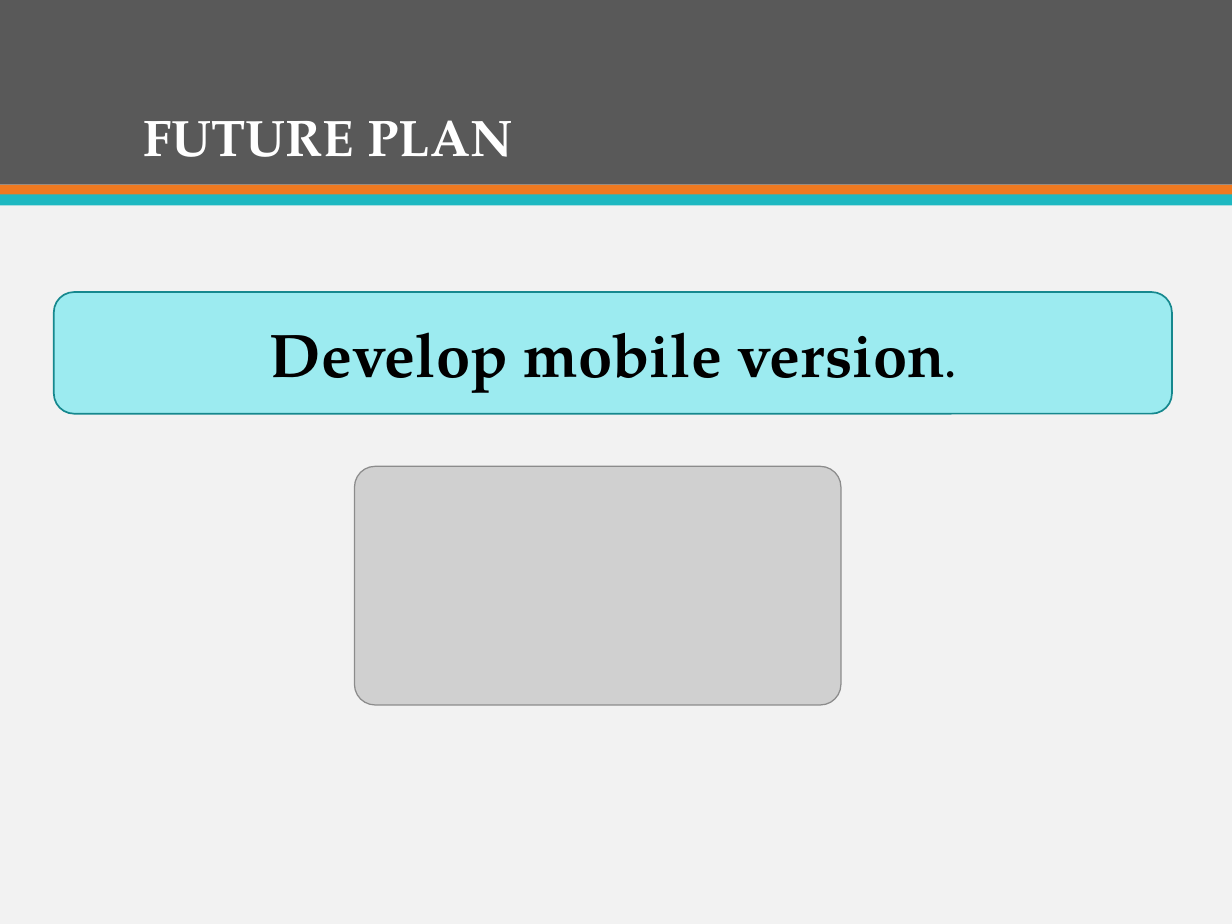
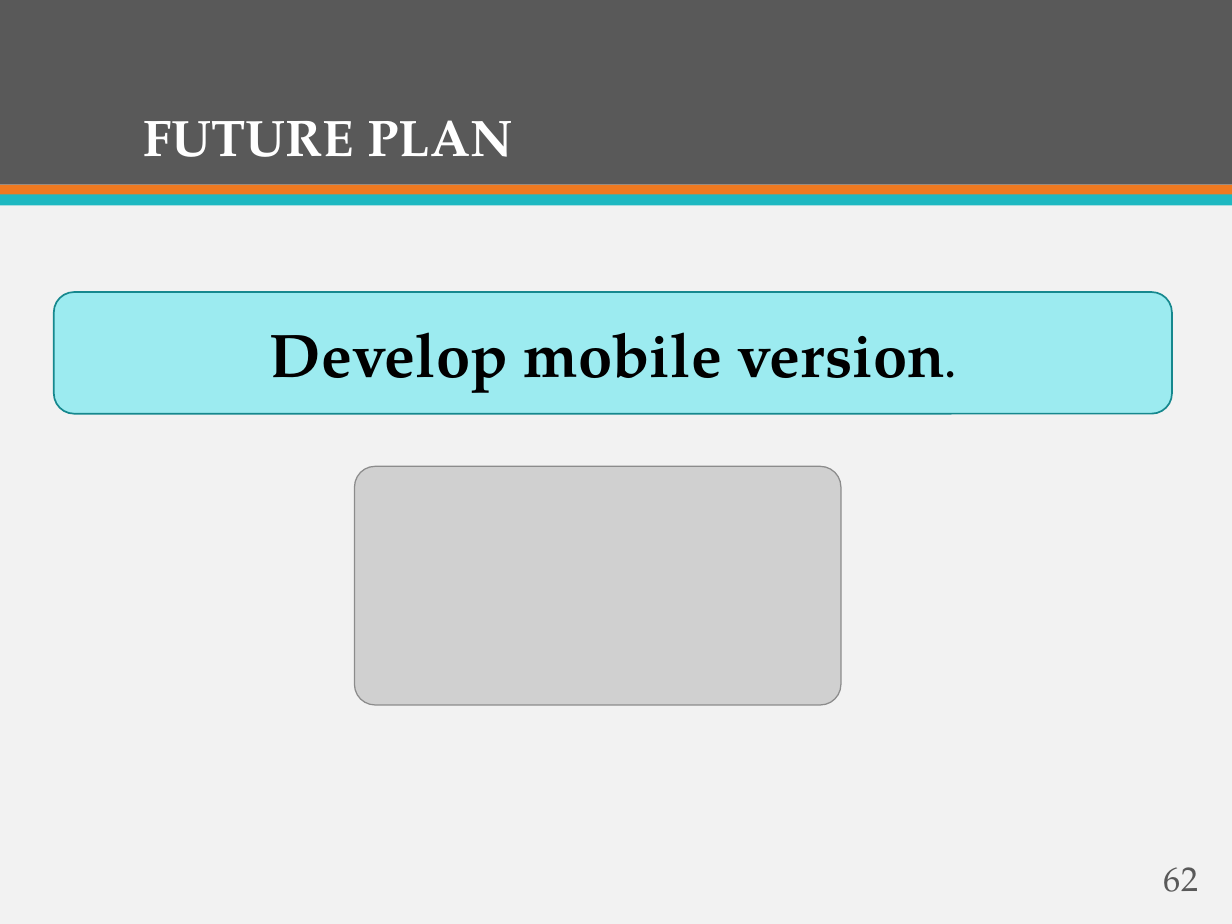
Before and after one commit to firzgard/CarRentalPortal, a slide deck: slide 62 of slide/CAR RENTAL PORTAL-Official.pptx (slide 65 before the commit). Drawn at 1232x924 pixels with LibreOffice and Linux fonts; fonts in the diff are those of the drawing; grey boxes stand for pictures. Boxes give left, top, right and bottom in pixels: in the first picture for what was removed or moved away, otherwise in the second. Text is boxed around its words. In the diff, an @@ line names an element or a change of style, - is before the commit and + after.

```diff
--- a/slide/CAR RENTAL PORTAL-Official.pptx
+++ b/slide/CAR RENTAL PORTAL-Official.pptx
@@ page number added at box(1164, 867, 1198, 892), 20 pt, text #595959 @@
+62
```
Also in this commit, not shown: 59 other slides changed, 4 slides added, 7 slides removed.
